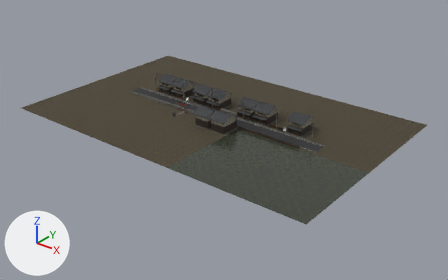
An edit to the glTF model Assets/Street/street.glb, drawn before and after from the same camera.
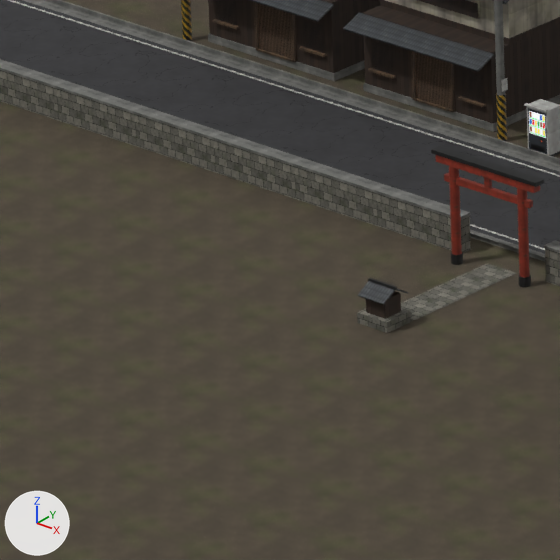
The first picture shows the older version from a 50 mm lens placed at (146.8, -179.5, 101.5), pointed at (5.7, -3.1, -7.8). The close-ups show the older and then the newer version on the part from 32% to 42% of the width and 32% to 49% of the height of that picture. Only the edits that show in the close-ups are written down. Lighting does not change. The marker at lower left points along +X, +Y and +Z. Where no turn or scale is listed for an object, it has been applied to the vertices.

In view in the first close-up: 'ground', 'machiya.012', 'machiya.013', 'road.000', 'road.001', 'road.002', 'road.003', 'stone_wall.027', 'stone_wall.028', 'stone_wall.029', 'stone_wall.030', 'torii.033', 'utility_pole.045', 'utility_pole.046' and 6 more.
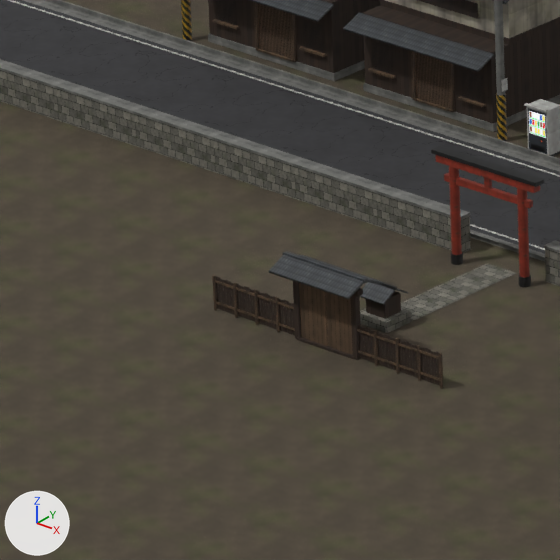
Where the change shows, as pixel boxes [x1, y1, x2, y2] in the close-ups (560 x 560 px):
'shrine_gate.035', added: after [269, 251, 383, 360]
    faces in mat_atom_wood_light (picture img_atom_wood_light): [299, 283, 353, 355]
    faces in mat_atom_roof_tile (picture img_atom_roof_tile): [269, 251, 383, 300]
    faces in mat_atom_wood_dark (picture img_atom_wood_dark): [293, 281, 363, 360]
'wood_fence.039', moved (not visible before): after [357, 325, 443, 389]
'wood_fence.038', moved (not visible before): after [212, 275, 295, 335]
'utility_pole.049', moved (not visible before): after [494, 0, 508, 141]
'utility_pole.046', moved (not visible afterwards): before [494, 0, 508, 141]
'utility_pole.048', moved (not visible before): after [181, 0, 192, 41]
'utility_pole.045', moved (not visible afterwards): before [181, 0, 192, 41]

Edits to the bpy script that builds the scene:
```text
Add me_atom_shrine_gate:
    me_atom_shrine_gate.from_pydata(...)  # 112 vertices, 168 faces; spans x -1.9..1.9, y -0.87..0.87, z 0.0..3.09
    # faces by material slot: [60, 24, 48, 36]
    me_atom_shrine_gate.materials.append(mat_atom_wood_dark)  # picture img_atom_wood_dark
    me_atom_shrine_gate.materials.append(mat_atom_wood_light)  # picture img_atom_wood_light
    me_atom_shrine_gate.materials.append(mat_atom_metal_dark)  # picture img_atom_metal_dark
    me_atom_shrine_gate.materials.append(mat_atom_roof_tile)  # picture img_atom_roof_tile
Change ob_utility_pole_045:
    ob_utility_pole_045.location: (-38.0, 4.0, 0.0) -> (42.0, 4.0, 0.0)
Change ob_utility_pole_046:
    ob_utility_pole_046.location: (-22.0, 4.0, 0.0) -> (26.0, 4.0, 0.0)
Change ob_utility_pole_048:
    ob_utility_pole_048.location: (10.0, 4.0, 0.0) -> (-38.0, 4.0, 0.0)
Change ob_utility_pole_049:
    ob_utility_pole_049.location: (26.0, 4.0, 0.0) -> (-22.0, 4.0, 0.0)
Change ob_wood_fence_038:
    ob_wood_fence_038.location: (16.0, -4.6, 0.0) -> (-17.3, -13.8, 0.0)
Change ob_wood_fence_039:
    ob_wood_fence_039.location: (20.0, -4.6, 0.0) -> (-10.7, -13.8, 0.0)
Add ob_shrine_gate_035:
    ob_shrine_gate_035 = bpy.data.objects.new('shrine_gate.035', me_atom_shrine_gate)
    ob_shrine_gate_035.location = (-14.0, -13.8, 0.0)
```
